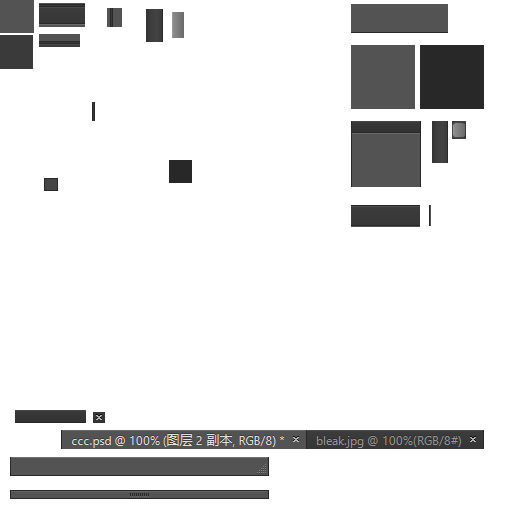
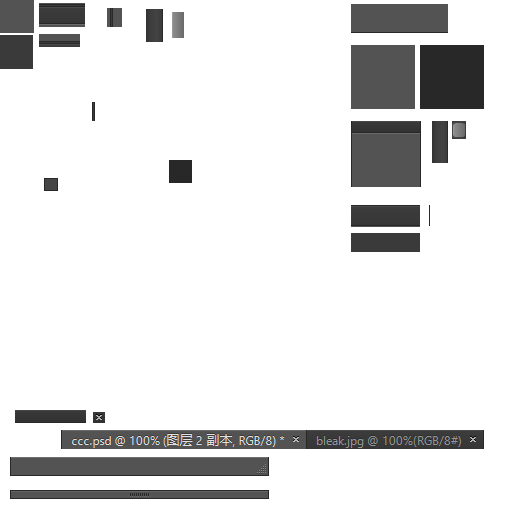
The second 512x512 image is a revision of the first. Changes to its layers:
renamed "图层 9" to "图层 12", moved it above "图层 10", painted on it over (351, 205, 431, 252)
painted on "图层 10" over (351, 205, 431, 252)
